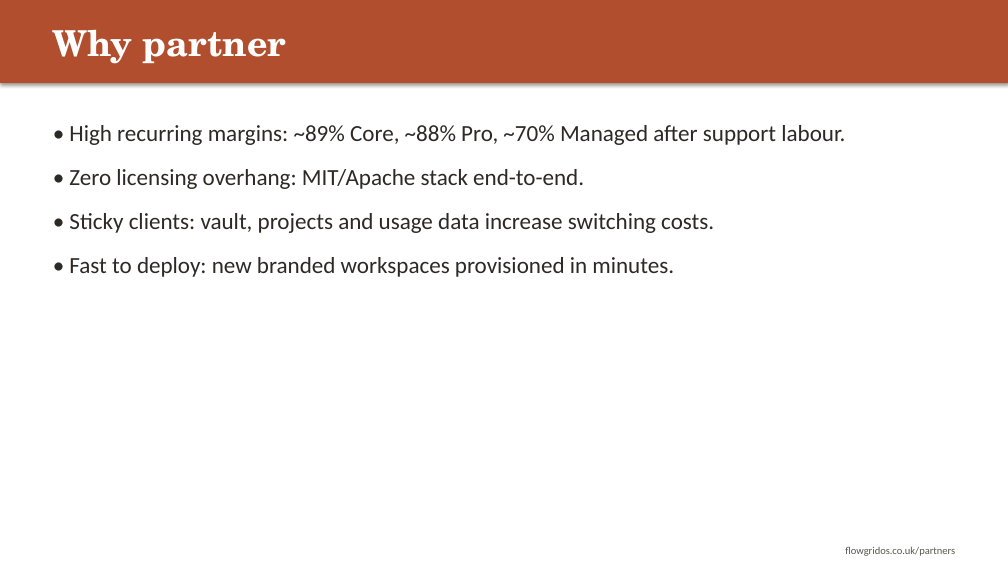
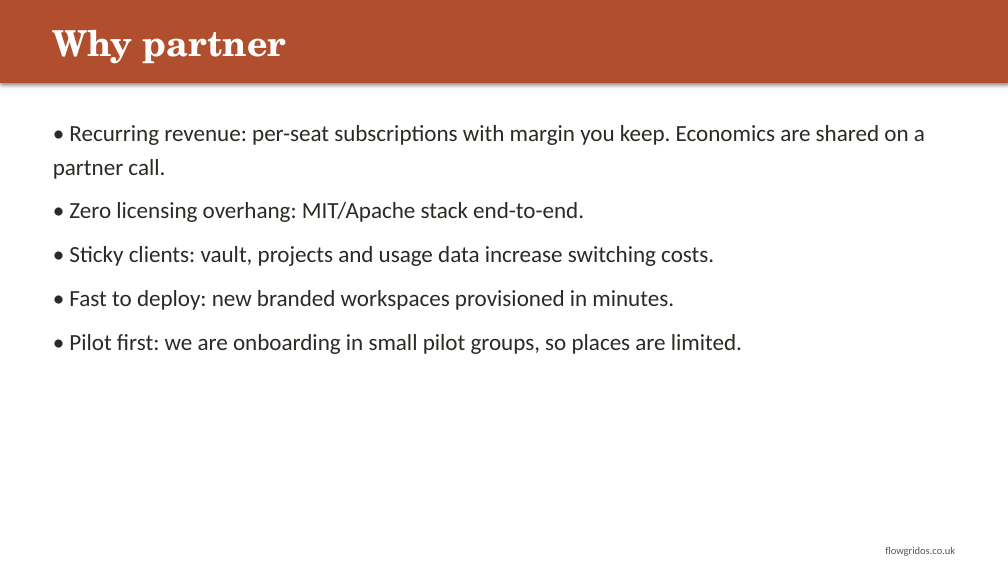
Before and after one commit to CliveStruv56/operations-engine, a slide deck: slide 4 of docs/flowgrid-os-partner-deck.pptx. Drawn at 1008x567 pixels with LibreOffice and Linux fonts; fonts in the diff are those of the drawing. Boxes give left, top, right and bottom in pixels: in the first picture for what was removed or moved away, otherwise in the second. Text is boxed around its words. In the diff, an @@ line names an element or a change of style, - is before the commit and + after.

```diff
--- a/docs/flowgrid-os-partner-deck.pptx
+++ b/docs/flowgrid-os-partner-deck.pptx
@@ text at (x1=53, y1=125, x2=925, y2=179): text changed @@
-• High recurring margins: ~89% Core, ~88% Pro, ~70% Managed after support labour.
+• Recurring revenue: per-seat subscriptions with margin you keep. Economics are shared on a partner call.
@@ text at (x1=69, y1=334, x2=742, y2=354): paragraph added @@
+• Pilot first: we are onboarding in small pilot groups, so places are limited.
@@ text at (x1=885, y1=546, x2=955, y2=556): text changed @@
-flowgridos.co.uk/partners
+flowgridos.co.uk
```
Also in this commit, not shown: 5 other slides changed, 1 slide removed, 6 other files.
